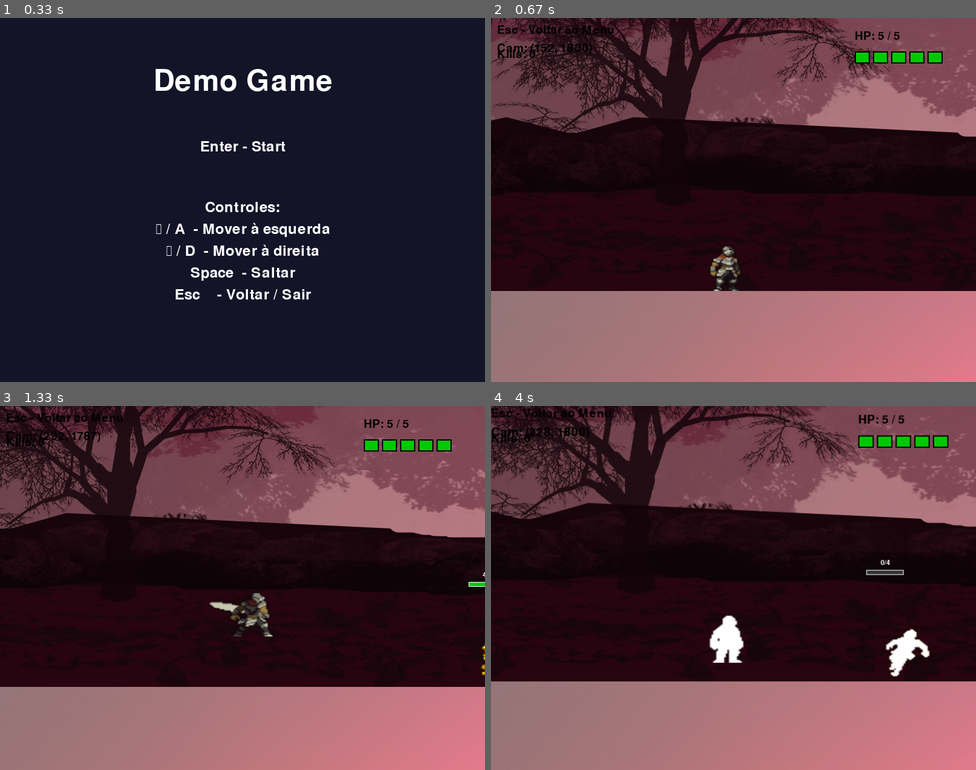
Above: before the commit, frames 1-4 (two rows, left to right).
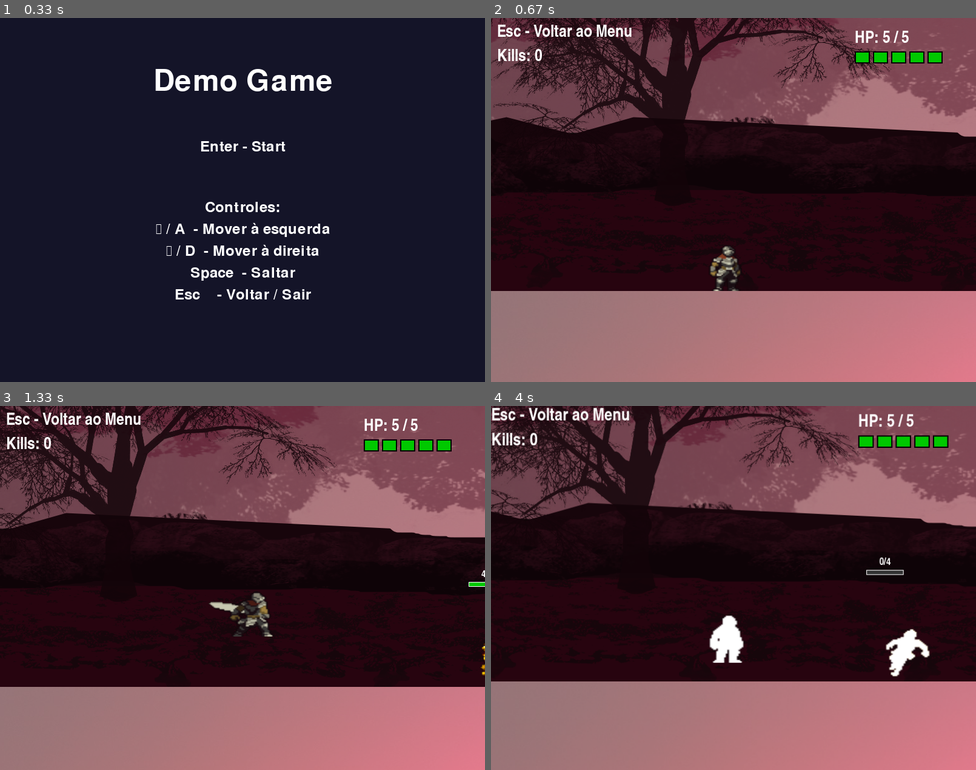
Above: after the commit, the same moments.

Repository: juniodevs/PyGameProject
Game: pygame game, started from src/main.py
Two runs of this game, one before a commit and one after it. Both use one fixed random seed, a clock stepped at 60 frames per second and the inputs below.
Inputs:
- Up to frame 1 (0.33 s): no input
- Up to frame 2 (0.67 s): tap Enter at 0.33 s
- Up to frame 3 (1.33 s): hold Right 0.67-1.13 s; hold Up from 1.17 s (still down); tap Ctrl at 1.23 s
- Up to frame 4 (4 s): release Up at 1.47 s; hold Right 1.5-1.97 s; tap Ctrl at 1.57, 1.87, 2.07, 2.37, 2.63, 2.93, 3.07, 3.47, 3.77 s; hold Left 2-2.53 s; tap Right Ctrl at 2.15, 3.55 s; hold Left 2.57-2.97 s; hold Up 3-3.37 s; hold Right from 3.4 s (still down)

Frame 1 is identical in both runs. In frame 2, 1.1% of the frame differs, in the area x 1-87%, y 1-12%; in frame 3, 1.1%; in frame 4, 1.3%, in the area x 0-88%, y 0-44%.

Commit message:
Refactor font handling to use a dedicated method for game-like fonts; improve readability and maintainability.

Diff:
--- a/src/game/scenes/gameplay.py
+++ b/src/game/scenes/gameplay.py
@@ -1,6 +1,6 @@
 import pygame
 import random
-from ..settings import WHITE, BLACK
+from ..settings import WHITE
 from ..entities.player import Player
 from ..entities.enemy import Enemy
 from ..camera import Camera
@@ -39,7 +39,9 @@
         # Parallax background manager (loads layers and handles parallax drawing)
         self.background = ParallaxBackground(self.screen_width, self.screen_height, self.world_width, self.ground_y)
 
-        self.font = pygame.font.Font(None, 28)
+        # Choose a game-like font for HUD and messages
+        self.font = self._choose_game_font(28)
+
         # Debug toggles
         self.debug_attacks = False  # set True to print attack/hitbox rects when damage occurs
 
@@ -47,6 +49,30 @@
         self.is_dead = False
         self.death_time = 0  # Timestamp when player died
         self.death_countdown = 5  # Seconds before returning to menu
+
+    def _choose_game_font(self, size, bold=False):
+        """Pick a game-like font if available, otherwise fall back to system default.
+
+        Tries a small list of common game/arcade fonts and falls back to SysFont.
+        """
+        preferred = [
+            'PressStart2P',
+            'ArcadeClassic',
+            'Impact',
+            'Arial Black',
+            'Verdana',
+            'Courier New',
+            'Arial',
+        ]
+        for name in preferred:
+            try:
+                path = pygame.font.match_font(name)
+                if path:
+                    return pygame.font.Font(path, size)
+            except Exception:
+                continue
+        # fallback
+        return pygame.font.SysFont(None, size, bold=bold)
 
     def handle_event(self, event):
         if event.type == pygame.QUIT:
@@ -126,11 +152,11 @@
             self.player.draw_at(screen, player_screen_rect.topleft)
 
         # HUD / instructions (fixed to screen, not affected by camera)
-        instr = self.font.render('Esc - Voltar ao Menu', True, BLACK)
+        instr = self.font.render('Esc - Voltar ao Menu', True, WHITE)
         screen.blit(instr, (10, 10))
 
         # Draw kill counter
-        kills_text = self.font.render(f'Kills: {self.kill_count}', True, BLACK)
+        kills_text = self.font.render(f'Kills: {self.kill_count}', True, WHITE)
         screen.blit(kills_text, (10, 50))
 
         # Draw HP overlay (5 hearts/hearts)
@@ -140,9 +166,7 @@
         if self.is_dead:
             self._draw_death_countdown(screen)
 
-        # Debug: show camera position
-        cam_debug = self.font.render(f'Cam: ({int(self.camera.x)}, {int(self.camera.y)})', True, BLACK)
-        screen.blit(cam_debug, (10, 40))
+        # Camera debug removed on user request
 
     def _draw_hp_overlay(self, screen):
         """Draw HP overlay showing current HP / max HP as visual hearts/bars."""
@@ -150,8 +174,8 @@
         hp_x = self.screen_width - 200
         hp_y = 20
 
-        # Draw label
-        hp_label = self.font.render(f'HP: {self.player.current_hp} / {self.player.max_hp}', True, (0, 0, 0))
+        # Draw label (white now)
+        hp_label = self.font.render(f'HP: {self.player.current_hp} / {self.player.max_hp}', True, WHITE)
         screen.blit(hp_label, (hp_x, hp_y))
 
         # Draw HP bars visually (5 bars)
@@ -192,14 +216,14 @@
         remaining_s = max(0, self.death_countdown - (elapsed_ms / 1000.0))
 
         # Death message
-        large_font = pygame.font.Font(None, 72)
+        large_font = self._choose_game_font(72)
         death_text = large_font.render('VOCÊ MORREU', True, (255, 0, 0))
         text_rect = death_text.get_rect(center=(self.screen_width // 2, self.screen_height // 2 - 80))
         screen.blit(death_text, text_rect)
 
         # Countdown
-        countdown_font = pygame.font.Font(None, 48)
-        countdown_text = countdown_font.render(f'Retornando em: {int(remaining_s) + 1}s', True, (255, 255, 255))
+        countdown_font = self._choose_game_font(48)
+        countdown_text = countdown_font.render(f'Retornando em: {int(remaining_s) + 1}s', True, WHITE)
         countdown_rect = countdown_text.get_rect(center=(self.screen_width // 2, self.screen_height // 2 + 50))
         screen.blit(countdown_text, countdown_rect)
 
@@ -352,7 +376,7 @@
         pygame.draw.rect(screen, (255, 255, 255), (bar_x, bar_y, bar_width, bar_height), 1)
 
         # Draw HP text
-        hp_font = pygame.font.Font(None, 16)
+        hp_font = self._choose_game_font(16)
         hp_text = hp_font.render(f'{enemy.current_hp}/{enemy.max_hp}', True, (255, 255, 255))
         text_rect = hp_text.get_rect(center=(enemy_screen_rect.centerx, bar_y - 12))
         screen.blit(hp_text, text_rect)
@@ -380,7 +404,7 @@
             pygame.draw.rect(screen, (255, 0, 255), enemy_hitbox_screen, 2)
 
         # Draw debug info
-        debug_font = pygame.font.Font(None, 20)
+        debug_font = self._choose_game_font(20)
         debug_text = debug_font.render('Amarelo=Player Sprite | Vermelho=Player Hitbox | Ciano=Enemy Sprite | Magenta=Enemy Hitbox', True, (255, 255, 0))
         screen.blit(debug_text, (10, self.screen_height - 30))
 
